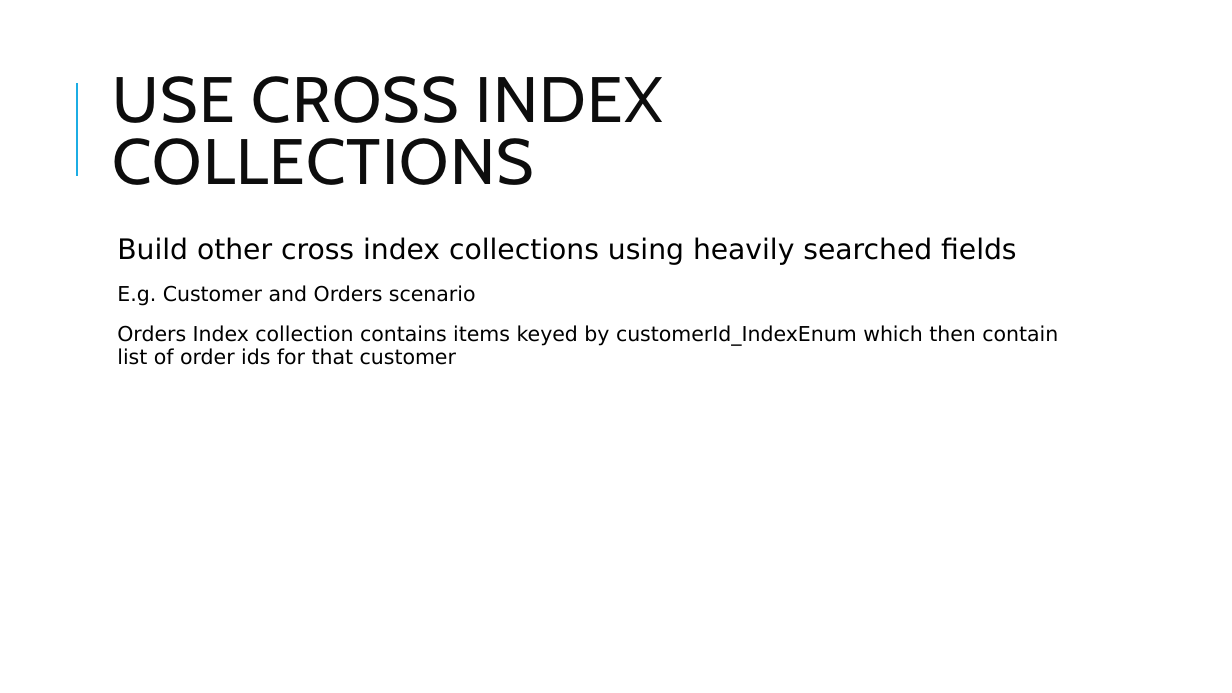
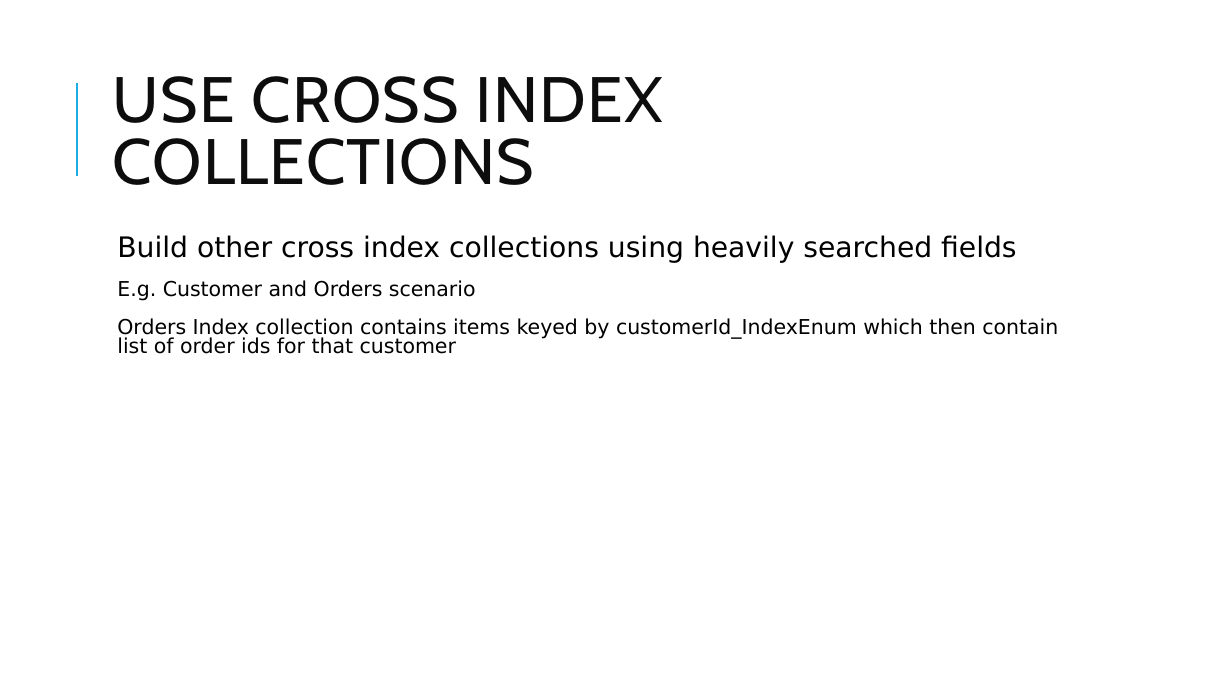
Before and after one commit to maryfromcolorado/CosmosDeepDive, a slide deck: slide 5 of Cosmos Deep Dive.pptx. Drawn at 1232x693 pixels with LibreOffice and Linux fonts; fonts in the diff are those of the drawing. Boxes give left, top, right and bottom in pixels: in the first picture for what was removed or moved away, otherwise in the second. Text is boxed around its words. In the diff, an @@ line names an element or a change of style, - is before the commit and + after.

```diff
--- a/Cosmos Deep Dive.pptx
+++ b/Cosmos Deep Dive.pptx
@@ text "Build other cross index collections ..." at [117,235,1058,354]: line spacing 0.9 to 0.8 @@
```
Also in this commit, not shown: 2 other slides changed, 1 slide added.
